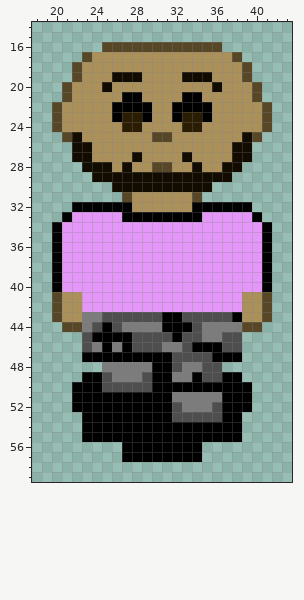
Two versions of one pixel-art sprite, assets/characterAnimations/dan/danWalk-2.png. The picture above was drawn from the file before the commit.
The file is 64x64 pixels. Shown: x 18..43, y 14..59.
After:
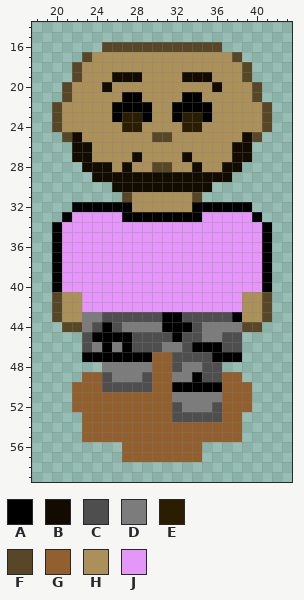
Palette (. is transparent): A #000000  B #110b00  C #4f4e4e  D #7d7c7c  E #2b1d01  F #574726  G #925f2f  H #ac905a  J #e596f9
The commit says: changed walk shadow dan, cactus shadow
The edit:
@@ x 18..43 @@
 46 .....CDADACCCDDCAAACC.....
-47 .....AAAAAAAAACCCCAAA.....
-48 .......DDDDDAACDDCC.......
-49 .....AACDDDCAADDACCAA.....
-50 ....AAACCCCCAAAAAAAAAA....
-51 ....AAAAAAAAAADDDDDAAA....
-52 ....AAAAAAAAAACDDDCAAA....
-53 .....AAAAAAAAACCCCCAA.....
-54 .....AAAAAAAAAAAAAAAA.....
-55 .....AAAAAAAAAAAAAAAA.....
-56 .........AAAAAAAA.........
-57 .........AAAAAAAA.........
+47 .....AAAAAAAGGCCCCAAA.....
+48 .......DDDDDGGCDDCC.......
+49 .....GGCDDDCGGDDACCGG.....
+50 ....GGGCCCCCGGAAAAAGGG....
+51 ....GGGGGGGGGGDDDDDGGG....
+52 ....GGGGGGGGGGCDDDCGGG....
+53 .....GGGGGGGGGCCCCCGG.....
+54 .....GGGGGGGGGGGGGGGG.....
+55 .....GGGGGGGGGGGGGGGG.....
+56 .........GGGGGGGG.........
+57 .........GGGGGGGG.........
 58 ..........................
Boxes around the changes in both pictures, in picture pixels (x1, y1, x2, y2):
changed: (72, 352, 252, 462)
